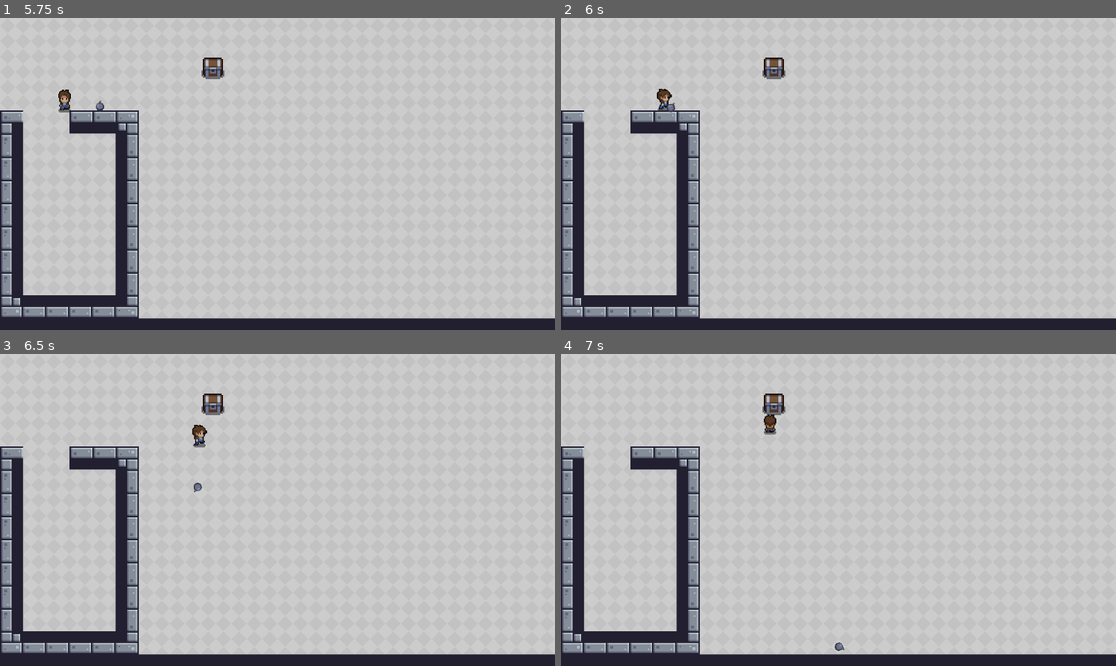
Above: before the commit, frames 1-4 (two rows, left to right).
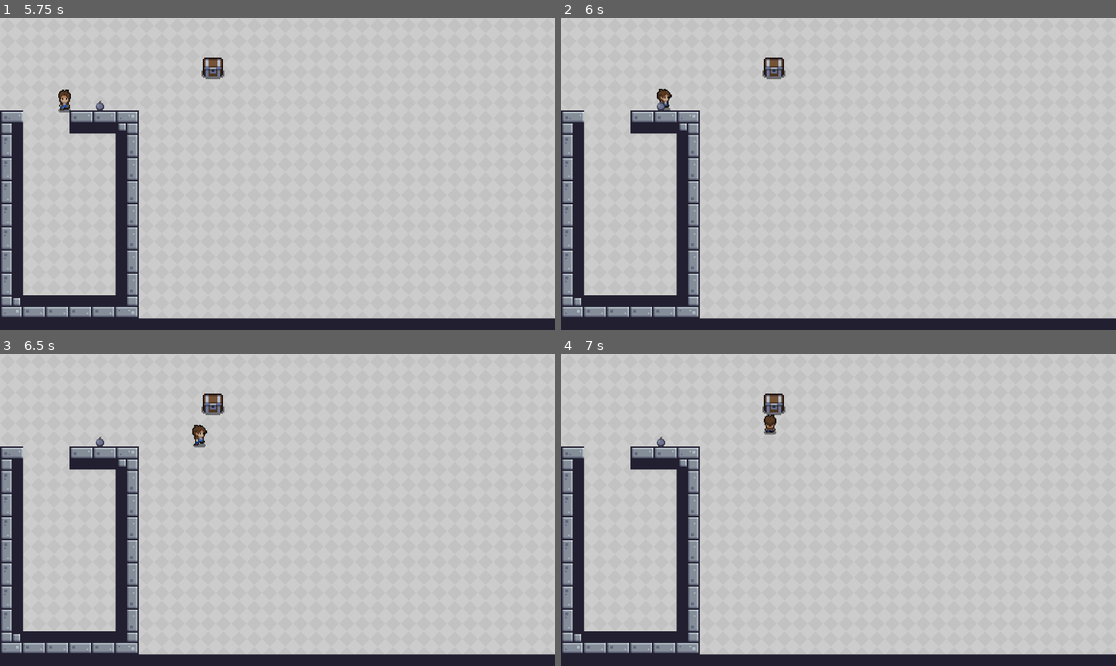
Above: after the commit, the same moments.

Repository: ohimjosh/gamedev
Game: Godot game, scene res://scenes/main.tscn
Two runs of this game, one before a commit and one after it. Both use one fixed random seed, a clock stepped at 60 frames per second and the inputs below.
Inputs:
- Up to frame 1 (5.75 s): tap Enter at 0.5 s; hold Right (right) 0.53-1.28 s; tap Tab (ui_focus_next) at 0.6, 1.55, 2.1, 2.85, 3.8, 4.35, 5.1 s; hold S (down) 1.28-2.03 s; tap E (interact) at 1.35, 3.6 s; tap Space at 2 s; hold Right (right) 2.03-2.78 s; hold Up (up) 2.78-3.53 s; hold Left (left) 3.53-5.03 s; tap Escape (ui_cancel) at 4.15 s; hold S (down) from 5.03 s (still down)
- Up to frame 2 (6 s): release S (down) at 5.78 s; hold Right (right) from 5.78 s (still down); tap E (interact) at 5.85 s
- Up to frame 3 (6.5 s): keep holding Right (right); tap Tab (ui_focus_next) at 6.05 s
- Up to frame 4 (7 s): release Right (right) at 6.53 s; hold Up (up) from 6.53 s (still down); tap Tab (ui_focus_next) at 6.6 s

Frame 1 is identical in both runs. In frame 2, less than 0.1% of the frame differs, in the area x 17-21%, y 26-31%; in frame 3, less than 0.1%, in the area x 17-37%, y 26-45%; in frame 4, less than 0.1%.

Commit message:
collision/drop

Diff:
--- a/bomb.tscn
+++ b/bomb.tscn
@@ -26,7 +26,7 @@
 
 [node name="bomb" type="RigidBody2D"]
 position = Vector2(99, 99)
-collision_layer = 0
+collision_layer = 2
 input_pickable = true
 script = ExtResource("1_0jjte")
 
--- a/scenes/bomb.gd
+++ b/scenes/bomb.gd
@@ -6,7 +6,7 @@
 
 func _physics_process(delta):
 	if picked == true:
-		self.position = get_node("../player/Marker2D").global_position
+		bomb.position = get_node("../player/Marker2D").global_position
 
 
 func _input(event):
@@ -23,15 +23,15 @@
 		picked = false
 		get_node("../player").canPick = true
 		if get_node("../player/Sprite2D").flip_h == false:
-			apply_impulse(Vector2(), Vector2(90, -10))
+			apply_impulse(Vector2(), Vector2(20, -5))
 		else:
-			apply_impulse(Vector2(), Vector2(-90, -10))
+			apply_impulse(Vector2(), Vector2(-20, -5))
 
 
 	if Input.is_action_just_pressed("ui_cancel") and picked == true:
 		picked = false
 		get_node("../player").canPick = true
 		if get_node("../player").sprite_2d.flip_h == false:
-			apply_impulse(Vector2(), Vector2(150, -200))
+			apply_impulse(Vector2(), Vector2(90, -60))
 		else:
-			apply_impulse(Vector2(), Vector2(-150, -200))
+			apply_impulse(Vector2(), Vector2(-90, -60))
--- a/scenes/main.tscn
+++ b/scenes/main.tscn
@@ -453,7 +453,8 @@
 20:10/0/physics_layer_0/angular_velocity = 0.0
 
 [sub_resource type="TileSet" id="TileSet_iwrnm"]
-physics_layer_0/collision_layer = 1
+physics_layer_0/collision_layer = 3
+physics_layer_0/collision_mask = 3
 sources/0 = SubResource("TileSetAtlasSource_tj1k5")
 
 [node name="Node" type="Node"]
@@ -479,10 +480,12 @@
 
 [node name="player" parent="." instance=ExtResource("5_ebpkk")]
 position = Vector2(135, 22)
+collision_layer = 1
 script = ExtResource("6_ivoaj")
 
 [node name="chest" parent="." instance=ExtResource("5_067nb")]
 
 [node name="bomb" parent="." instance=ExtResource("6_t2tkh")]
 position = Vector2(207, 161)
+collision_mask = 2
 input_pickable = false
--- a/scenes/player.tscn
+++ b/scenes/player.tscn
@@ -293,7 +293,6 @@
 
 [node name="player" type="CharacterBody2D"]
 position = Vector2(25, 9)
-collision_mask = 5
 metadata/_edit_vertical_guides_ = [48.0, 0.0]
 metadata/_edit_horizontal_guides_ = [48.0, 0.0]
 
